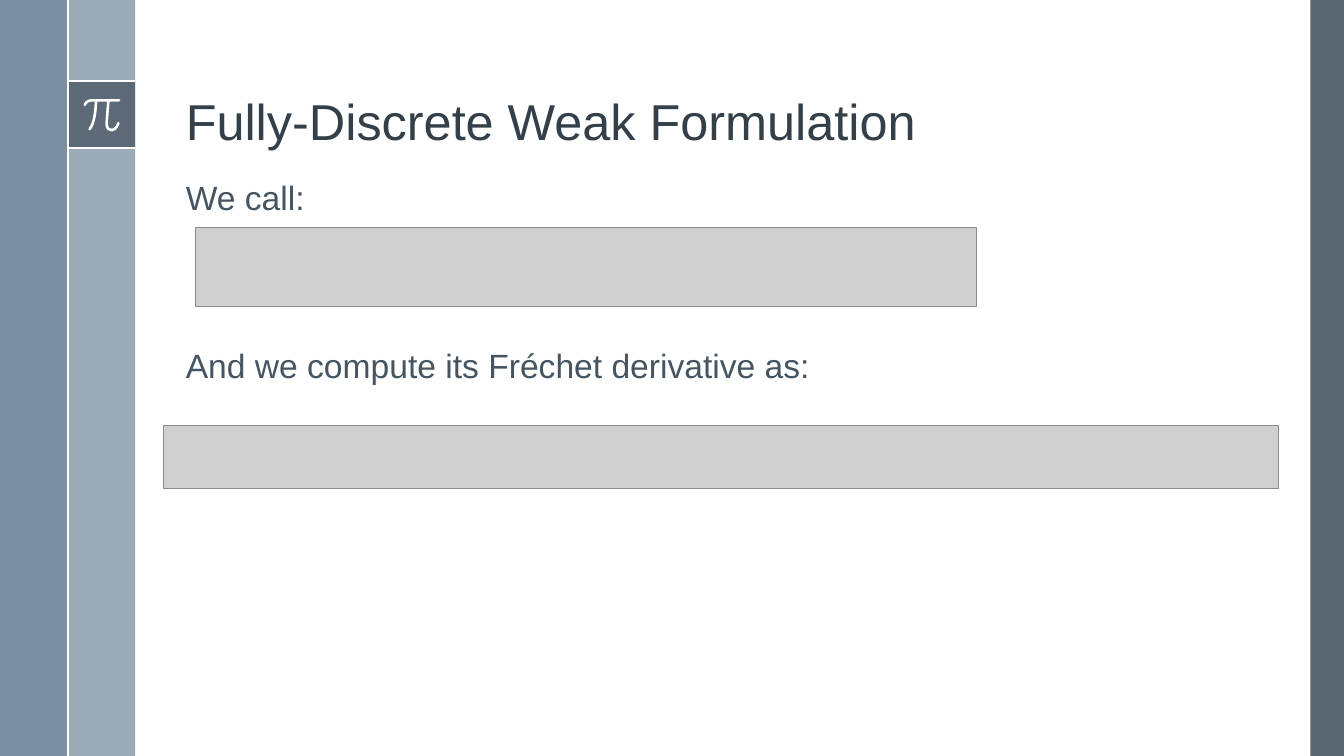
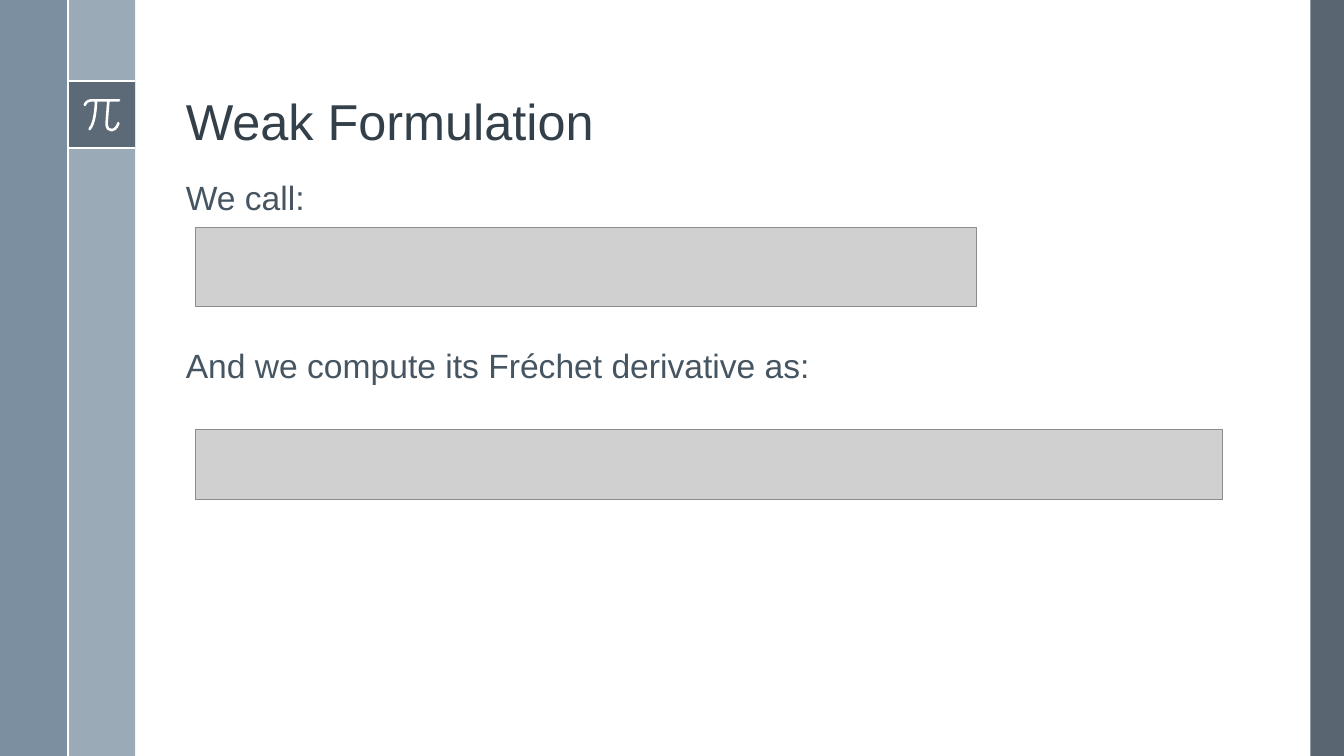
Before and after one commit to simone-fdr/navier-stokes, a slide deck: slide 7 of Presentatione_NMPDE_Navier_Stokes_temp.pptx. Drawn at 1344x756 pixels with LibreOffice and Linux fonts; fonts in the diff are those of the drawing; grey boxes stand for pictures. Boxes give left, top, right and bottom in pixels: in the first picture for what was removed or moved away, otherwise in the second. Text is boxed around its words. In the diff, an @@ line names an element or a change of style, - is before the commit and + after.

```diff
--- a/Presentatione_NMPDE_Navier_Stokes_temp.pptx
+++ b/Presentatione_NMPDE_Navier_Stokes_temp.pptx
@@ title at (186, 103, 594, 141): text changed @@
-Fully-Discrete Weak Formulation
+Weak Formulation
@@ picture: place and size @@
-picture at (163, 425, 1277, 489)
+picture at (196, 430, 1223, 500)
```
Also in this commit, not shown: 9 other slides changed, 4 slides added.
